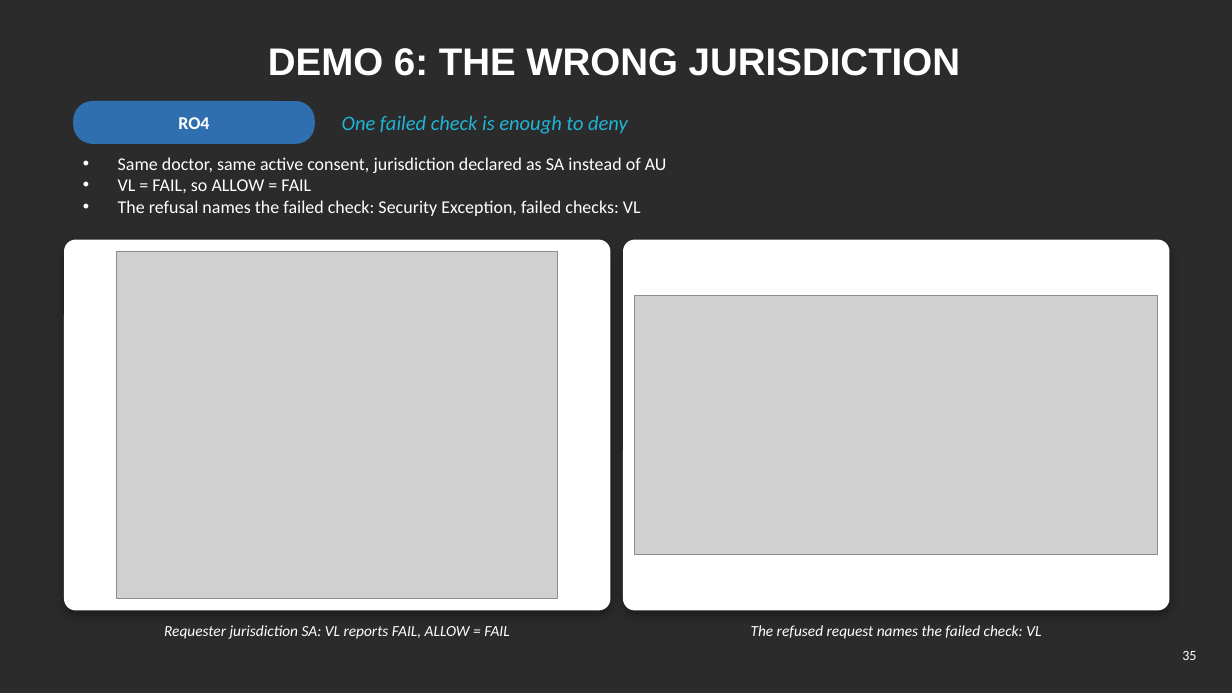
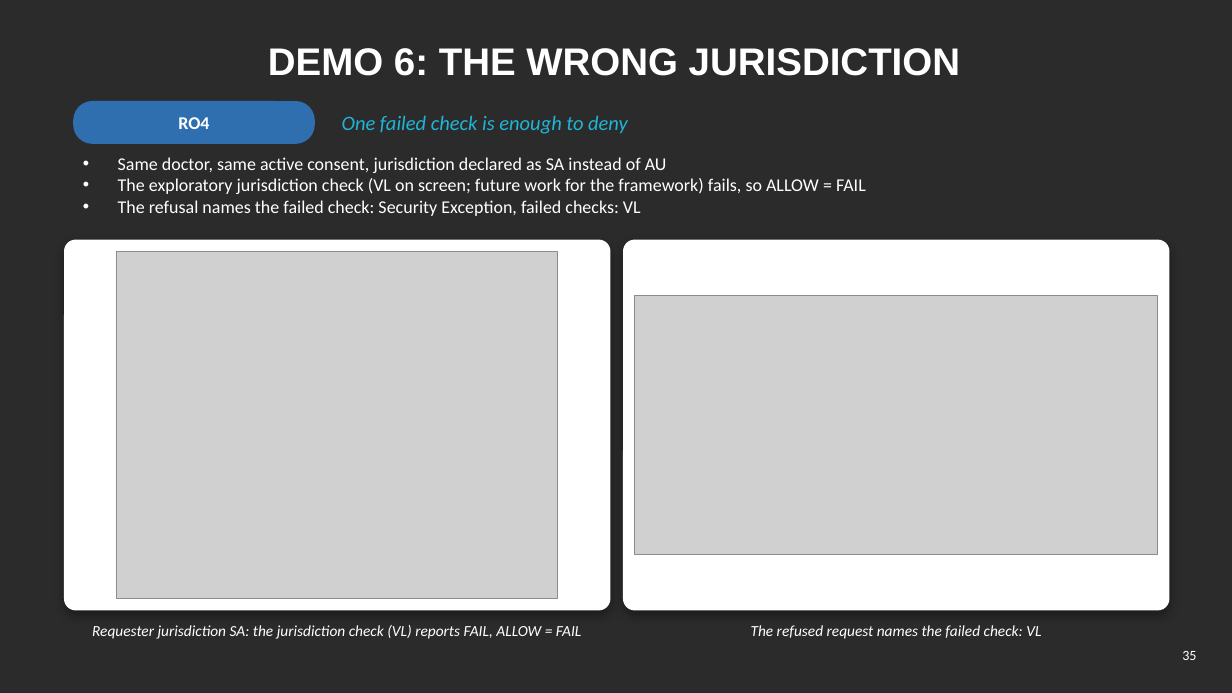
Before and after one commit to yasir12345678900/HealthRWA-Sepolia-Personal-try, a slide deck: slide 35 of docs/Yasir_Candidature_Reassessment_Slides_Simple.pptx. Drawn at 1232x693 pixels with LibreOffice and Linux fonts; fonts in the diff are those of the drawing; grey boxes stand for pictures; background and template pictures are left out; a plain dark background stands for a picture behind light text. Boxes give left, top, right and bottom in pixels: in the first picture for what was removed or moved away, otherwise in the second. Text is boxed around its words. In the diff, an @@ line names an element or a change of style, - is before the commit and + after.

```diff
--- a/docs/Yasir_Candidature_Reassessment_Slides_Simple.pptx
+++ b/docs/Yasir_Candidature_Reassessment_Slides_Simple.pptx
@@ text at (118,178,866,194): text changed @@
-• VL = FAIL, so ALLOW = FAIL
+• The exploratory jurisdiction check (VL on screen; future work for the framework) fails, so ALLOW = FAIL
@@ text at (92,625,581,639): text changed @@
-Requester jurisdiction SA: VL reports FAIL, ALLOW = FAIL
+Requester jurisdiction SA: the jurisdiction check (VL) reports FAIL, ALLOW = FAIL
```
Also in this commit, not shown: 17 other slides changed, 16 other files.
